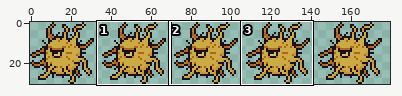
A sprite sheet gets an edit: Enemies/Boss.png. Above, an overview of the earlier version with the close-up marked.
Close-up. Before the edit:
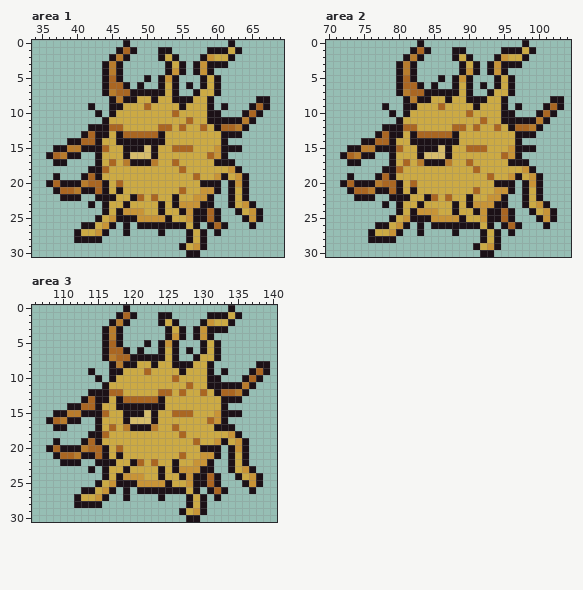
The file is 180x31 pixels. Shown: area 1: x 34..69, y 0..30; area 2: x 70..104, y 0..30; area 3: x 106..140, y 0..30.
Once edited:
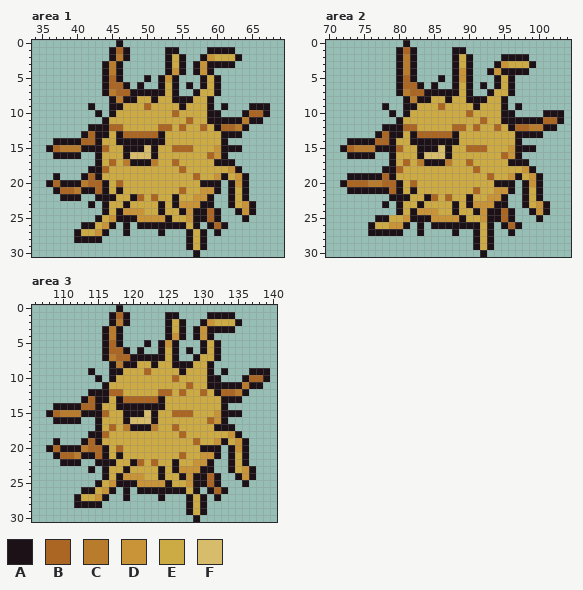
Palette (. is transparent): A #1c1117  B #aa6622  C #b87c2c  D #c89437  E #ccaa44  F #d6bc6b
Changes in this commit:
Changed rows in their new state; - is an unchanged pixel.
Area 1:
first column x 45:
 0 -A.--------------.-
 1 ABA.---.-A-------A.
 2 -------.AEA------EA
 3 -----------------A-
first column x 36:
 8 ------------------------------..
 9 ------------------------------A-
10 ------------------------------BA
11 ------------------------------A-
14 -AA-----------------------------
15 ABC-----------------------------
16 .AA-----------------------------
17 -..-----------------------------
first column x 55:
24 ---------DA.
25 ----------..
26 ----------.-
29 .AE---------
30 -.----------
Area 2:
first column x 80:
 0 -A-.--------------.-
 1 AB-..----------.....
 2 ACA.----------.AAA--
 3 --------AEA.-.ADEEEA
 4 --------ADA.----AAA-
first column x 72:
 8 ------------------------------..
 9 -----------------------------...
10 ----------------------------.A-A
11 ----------------------------ABBA
12 ----------------------------CAA-
13 ----------------------------A---
14 -AA-----------------------------
15 ABC-----------------------------
16 .AA-----------------------------
17 -..-----------------------------
19 --AAA---------------------------
20 --BBC---------------------------
21 --AAA---------------------------
22 --...---------------------------
24 ----------------------------DA.-
25 -----AAE---------------------..-
26 ----AEED---------------------.--
27 -----AAA-----------AEA.---------
28 ----....-----------AEA.---------
29 ---------------------A.---------
30 ---------------------.----------
Area 3:
first column x 117:
 0 -A.--------------.-
 1 ABA.---.-A-------A.
 2 -------.AEA------EA
 3 -----------------A-
first column x 108:
 8 ------------------------------..
 9 ------------------------------A-
10 ------------------------------BA
11 ------------------------------A-
14 -AA-----------------------------
15 ABC-----------------------------
16 .AA-----------------------------
17 -..-----------------------------
first column x 127:
24 ---------DA.
25 ----------..
26 ----------.-
29 .AE---------
30 -.----------
